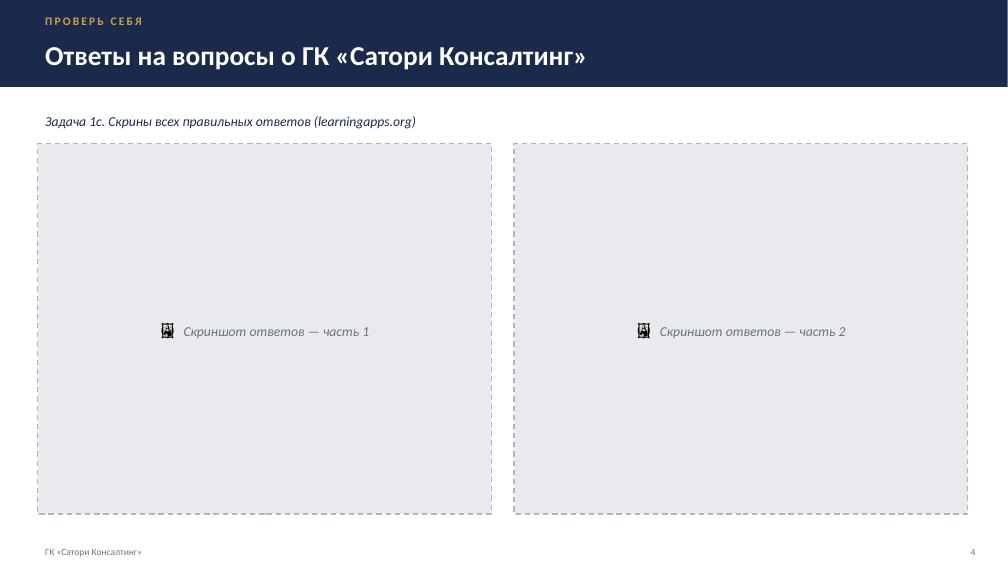
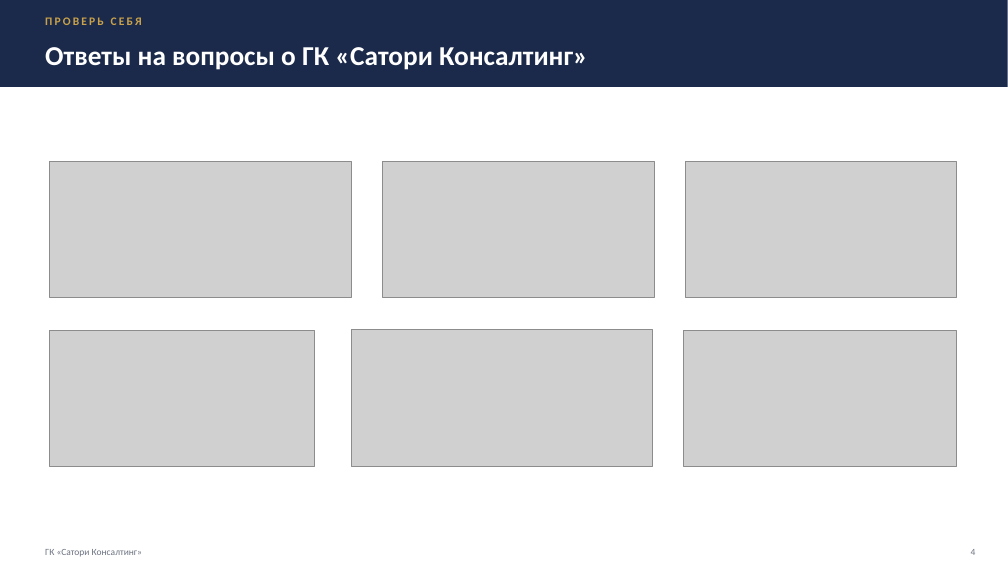
Before and after one commit to ppljc/omstu-works-4, a slide deck: slide 4 of Практика/Блок 14.pptx. Drawn at 1008x567 pixels with LibreOffice and Linux fonts; fonts in the diff are those of the drawing; grey boxes stand for pictures. Boxes give left, top, right and bottom in pixels: in the first picture for what was removed or moved away, otherwise in the second. Text is boxed around its words. In the diff, an @@ line names an element or a change of style, - is before the commit and + after.

```diff
--- a/Практика/Блок 14.pptx
+++ b/Практика/Блок 14.pptx
@@ text removed at (x1=45, y1=116, x2=416, y2=129) @@
-Задача 1c. Скрины всех правильных ответов (learningapps.org)
@@ rectangle removed at (x1=38, y1=144, x2=492, y2=514) @@
@@ rectangle removed at (x1=514, y1=144, x2=968, y2=514) @@
@@ picture added at (x1=49, y1=161, x2=351, y2=297) @@
@@ picture added at (x1=382, y1=161, x2=654, y2=297) @@
@@ picture added at (x1=685, y1=161, x2=956, y2=297) @@
@@ text removed at (x1=184, y1=327, x2=369, y2=338) @@
-🖼 Скриншот ответов — часть 1
@@ text removed at (x1=660, y1=327, x2=846, y2=338) @@
-🖼 Скриншот ответов — часть 2
@@ picture added at (x1=49, y1=330, x2=315, y2=467) @@
@@ picture added at (x1=352, y1=330, x2=653, y2=466) @@
@@ picture added at (x1=684, y1=330, x2=957, y2=467) @@
```
Also in this commit, not shown: 8 other slides changed, 1 slide added, 1 slide removed, 1 other file.
